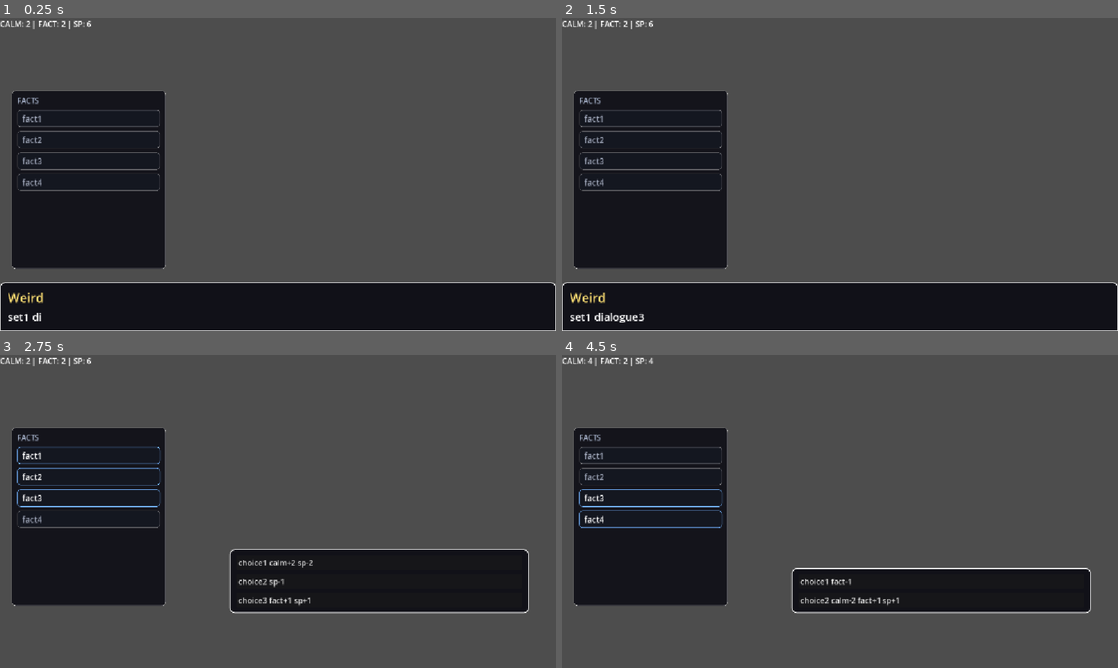
Above: before the commit, frames 1-4 (two rows, left to right).
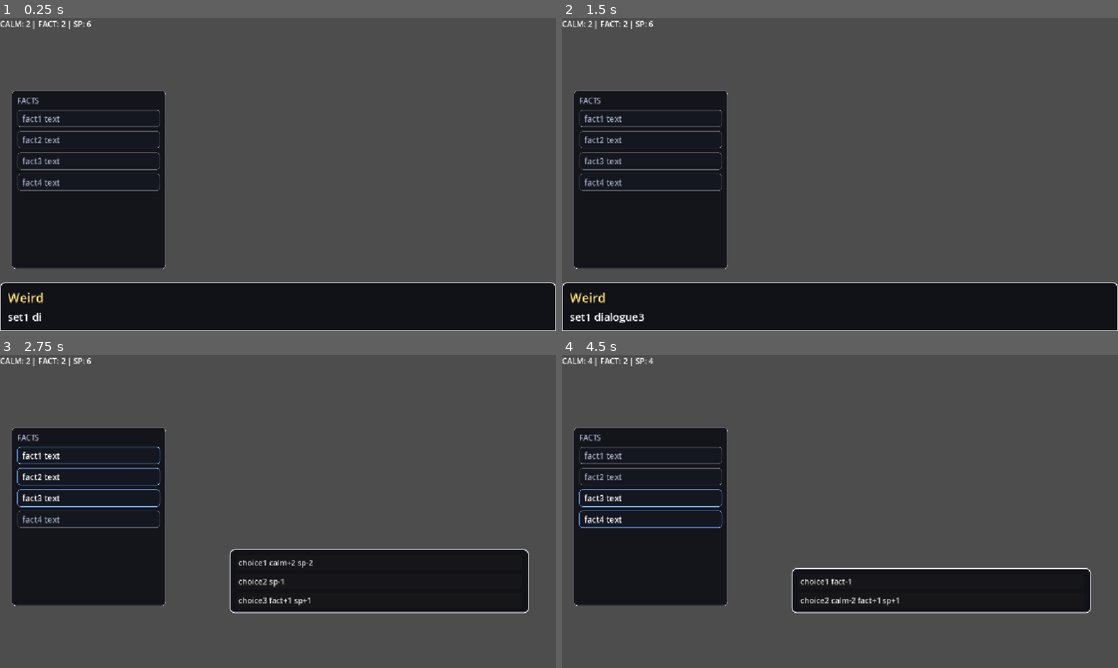
Above: after the commit, the same moments.

Repository: Blulow/octavuss_office
Game: Godot game, scene res://scenes/dialogue_scene_facts.tscn
Two runs of this game, one before a commit and one after it. Both use one fixed random seed, a clock stepped at 60 frames per second and the inputs below. This scene is started directly instead of the project's main scene.
Inputs (mouse positions are in pixels of both pictures, inside the frame that each line leads up to):
- Up to frame 1 (0.25 s): no input
- Up to frame 2 (1.5 s): tap Enter (ui_accept) at 0.5, 0.77 s; move the mouse to (962, 158) at 0.52 s; hold E (interact) 0.53-1.25 s; click (962, 158) at 0.67 s; drag from (728, 190) to (812, 237) at 1.27 s
- Up to frame 3 (2.75 s): tap Enter (ui_accept) at 2 s; move the mouse to (333, 442) at 2.02 s; hold E (interact) from 2.03 s (still down); click (333, 442) at 2.17 s
- Up to frame 4 (4.5 s): release E (interact) at 2.75 s; click "choice1 calm+2 sp-2" at 2.75 s; tap Enter (ui_accept) at 3.5, 4.25 s; drag from (812, 574) to (673, 464) at 3.52 s; move the mouse to (1006, 558) at 4.27 s; hold E (interact) from 4.28 s (still down); click (1006, 558) at 4.42 s

The runs differ from the first frame. In frame 1, 0.1% of the frame differs, in the area x 7-11%, y 31-54%; in frame 2, 0.1%; in frame 3, 0.2%; in frame 4, 0.2%.

Commit message:
add: move fact handling to playerData

Diff:
--- a/assets/dialog/session1.json
+++ b/assets/dialog/session1.json
@@ -1,15 +1,7 @@
 {
 	"vars": {
-		"player_name": "Jin",
-		"heroine": "Sora",
 		"factcheck": true
 	},
-	"facts": [
-		{ "id": "fact1", "text": "fact1" },
-		{ "id": "fact2", "text": "fact2" },
-		{ "id": "fact3", "text": "fact3" },
-		{ "id": "fact4", "text": "fact4" }
-	],
 	"sets": [
 		[
 			{
--- a/scripts/Player/playerData.gd
+++ b/scripts/Player/playerData.gd
@@ -2,14 +2,14 @@
 extends Node
 
 signal money_changed(new_amount: int)
-signal fact_added(new_fact: fact)
+signal fact_added(new_fact: Fact)
 signal facts_reset
 
 var money: int = 500
 #var deescalationMultiplier: float = 1.0
 #var informationMultiplier: float = 1.0
 
-var facts_collected : Array[fact]
+var facts_collected : Array[Fact]
 
 var stats: Dictionary[String, int] = {
 	"calm": 2,
@@ -18,12 +18,14 @@
 }
 var multipliers: Array[int] = [1, 1, 1]
 
-#func _ready() -> void:
-	#_seed_facts()
-#
-#func _seed_facts() -> void:
-	#add_fact("Person A was Last seen somewhere")
-	#add_fact("The incident occured at 9:45")
+func _ready() -> void:
+	_seed_facts()
+
+func _seed_facts() -> void:
+	add_fact("fact1", "fact1 text")
+	add_fact("fact2", "fact2 text")
+	add_fact("fact3", "fact3 text")
+	add_fact("fact4", "fact4 text")
 
 func can_afford(cost: int) -> bool:
 	return money >= cost
@@ -38,12 +40,12 @@
 #func boost_information(amount: float) -> void:
 	#informationMultiplier *= amount
 
-func add_fact(description: String) -> void:
+func add_fact(id: String, description: String) -> void:
 	# Avoid duplicates if the player can re-trigger the same discovery
 	for f in facts_collected:
 		if f.fact_description == description:
 			return
-	var new_fact := fact.new(description)
+	var new_fact := Fact.new(id, description)
 	facts_collected.append(new_fact)
 	fact_added.emit(new_fact)
 
--- a/scripts/dialogue_scene_facts.gd
+++ b/scripts/dialogue_scene_facts.gd
@@ -17,7 +17,8 @@
 
 func _load_dialog() -> void:
 	super._load_dialog()
-	_facts = _data.get("facts", [])
+	_facts = PlayerData.facts_collected
+	#_facts = _data.get("facts", [])
 
 
 func _show_choices(options: Array) -> void:
--- a/scripts/fact_item.gd
+++ b/scripts/fact_item.gd
@@ -14,13 +14,16 @@
 var _label: Label
 
 
-func setup(fact: Dictionary, usable_ids: Array) -> void:
+func setup(fact: Fact, usable_ids: Array) -> void:
 	var usables: Array = []
 	for id in usable_ids:
 		usables.append_array(id)
 
-	var usable: bool = usables.has(String(fact.get("id", "")))
-	fact_id = String(fact.get("id", ""))
+	fact_id = fact.id
+	var usable: bool = usables.has(fact_id)
+
+	#var usable: bool = usables.has(String(fact.get("id", "")))
+	#fact_id = String(fact.get("id", ""))
 
 	choices = get_choices_from_facts(fact_id, usable_ids)
 
@@ -31,7 +34,8 @@
 		_label.autowrap_mode = TextServer.AUTOWRAP_WORD_SMART
 		_label.add_theme_font_size_override("font_size", 17)
 		add_child(_label)
-	_label.text = String(fact.get("text", ""))
+	#_label.text = String(fact.get("text", ""))
+	_label.text = fact.fact_description
 	_label.add_theme_color_override("font_color", Color.WHITE if usable else DIM_COLOR)
 	add_theme_stylebox_override("panel", _make_panel(usable))
 
--- a/scripts/facts/fact.gd
+++ b/scripts/facts/fact.gd
@@ -1,8 +1,10 @@
 # fact.gd
-class_name fact
+class_name Fact
 extends RefCounted
 
+var id: String
 var fact_description: String
 
-func _init(description: String = "") -> void:
+func _init(_id: String = "", description: String = "") -> void:
+	id = _id
 	fact_description = description
